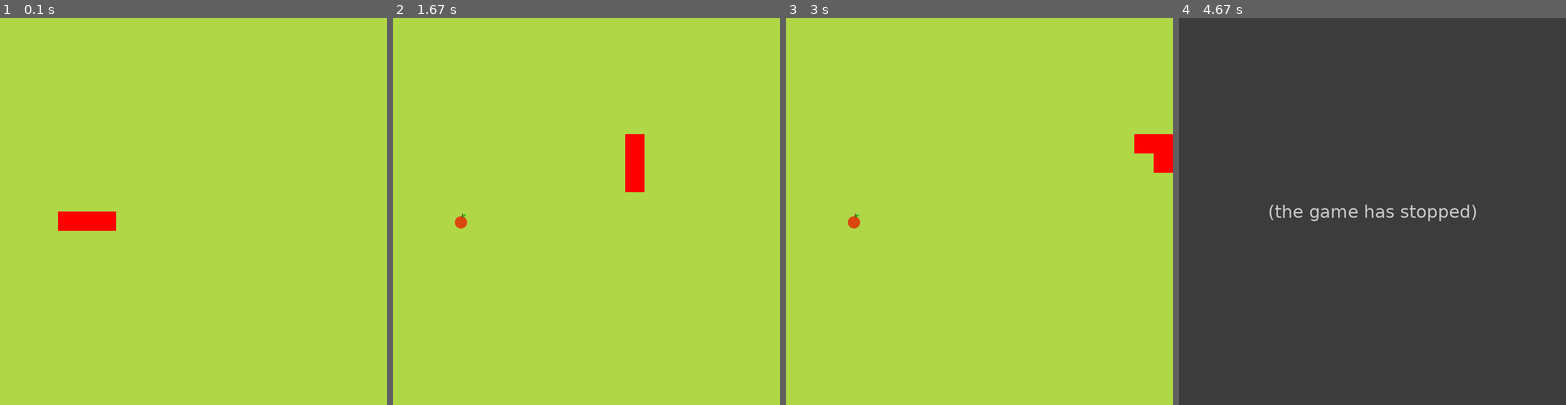
Above: before the commit, frames 1-4 (left to right).
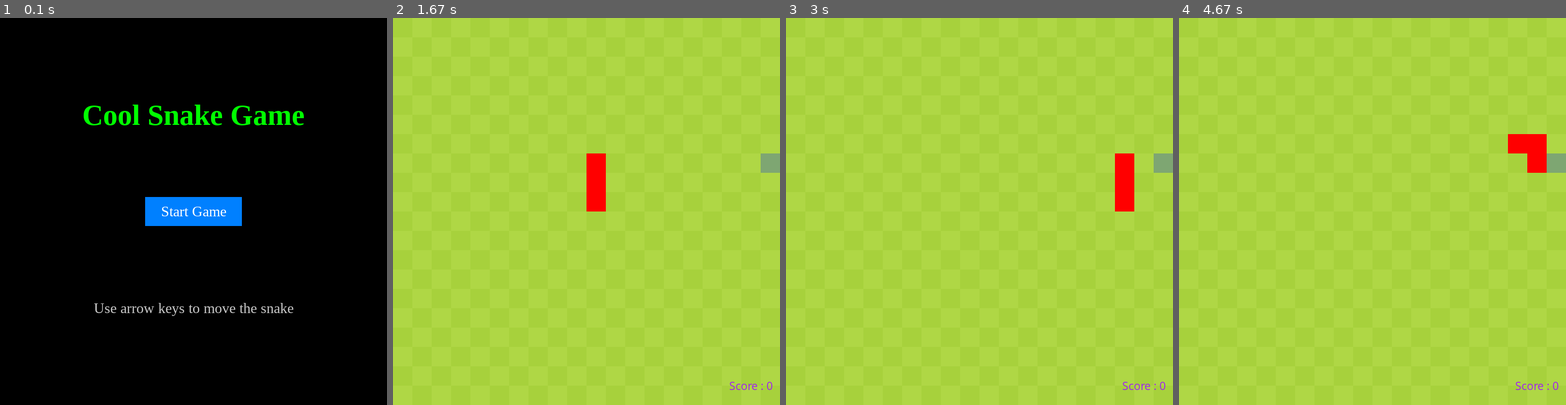
Above: after the commit, the same moments.

Repository: Tan-1008/SoC_RL
Game: pygame game, started from RL/Week1_Snake/snake_pygame.py
Same seed, same stepped clock (60 frames per second), same inputs: the game is played once before the commit and once after it.
Inputs (mouse positions are in pixels of both pictures, inside the frame that each line leads up to):
- Up to frame 1 (0.1 s): no input
- Up to frame 2 (1.67 s): click (586, 211) at 0.38 s, where only the run after the commit has a clickable "Start Game"; hold Right 0.67-1.13 s; hold Up 1.17-1.63 s
- Up to frame 3 (3 s): hold Right 1.67-2.13 s; hold Down from 2.73 s (still down)
- Up to frame 4 (4.67 s): release Down at 3.03 s; hold Left 3.07-3.47 s; hold Up 3.5-3.87 s; hold Right 3.9-4.53 s; hold Down from 4.57 s (still down)

The runs differ from the first frame. In frame 1, 100% of the frame differs, in the area x 0-100%, y 0-100%; in frame 2, 1.9%; in frame 3, 1.7%; in frame 4, 100%.
Before the commit the program exited at 4.35 s; later frames show no game.

Commit message:
working withotu best score

Diff:
--- a/RL/Week1_Snake/snake_pygame.py
+++ b/RL/Week1_Snake/snake_pygame.py
@@ -1,17 +1,30 @@
+"""
+BASIC SNAKE GAME USING PYGAME
+
+Some additional features I added :
+1. A background checkered board
+2. A score counter in the bottom right to keep track during the game too
+3. A check to make sure fruit isnt spawned at any current block occupied by snake
+
+"""
 import pygame
 import sys, random
 from pygame.math import Vector2
 class FRUIT:
-    def __init__(self):
-        self.randomize()
+    def __init__(self,snake_body):                  #using snake_body as an argument to use the self.body from snake class in fruit class
+        self.randomize(snake_body)
 
     def draw_fruit(self):
         fruit_rect = pygame.Rect(int(self.pos.x*cell_size),int(self.pos.y*cell_size),cell_size,cell_size)
-        screen.blit(apple,fruit_rect)
-    def randomize(self):
-        self.x = random.randint(0,cell_number-1)
-        self.y = random.randint(0,cell_number-1)
-        self.pos = pygame.math.Vector2(self.x,self.y)
+        pygame.draw.rect(screen,(126,166,114),fruit_rect)
+    def randomize(self,snake_body):
+        while True :
+            self.x = random.randint(0,cell_number-1)
+            self.y = random.randint(0,cell_number-1)
+            new_pos = Vector2(self.x,self.y)
+            if new_pos not in snake_body :          #imp feature imo that both resources missed, where fruit shouldnt spawn where snake's body is present
+                self.pos = new_pos                  #this makes game less confusing when snake gets long enough
+                break
 
 class SNAKE:
     def __init__(self):
@@ -39,7 +52,7 @@
 class MAIN:
     def __init__(self):
         self.snake = SNAKE()
-        self.fruit = FRUIT()
+        self.fruit = FRUIT(self.snake.body)
 
     def update(self):
         self.snake.move_snake()
@@ -47,12 +60,72 @@
         self.check_fail()
 
     def draw_elements(self):
+        self.draw_grass()
         self.fruit.draw_fruit()
         self.snake.draw_snake()
+        self.show_score()
+
+    def show_start_screen(self):
+        title_font = pygame.font.SysFont('times new roman', 60, bold=True)
+        button_font = pygame.font.SysFont('times new roman', 30)
+
+        title_surface = title_font.render("Cool Snake Game", True, pygame.Color("green"))
+        title_rect = title_surface.get_rect(center=(cell_size * cell_number / 2, cell_size * cell_number / 4))
+
+        button_rect = pygame.Rect(0, 0, 200, 60)
+        button_rect.center = (cell_size * cell_number / 2, cell_size * cell_number / 2)
+
+        button_text = button_font.render("Start Game", True, (255, 255, 255))
+        button_text_rect = button_text.get_rect(center=button_rect.center)
+
+        while True:
+            screen.fill((0, 0, 0))
+            screen.blit(title_surface, title_rect)
+
+            pygame.draw.rect(screen, (0, 128, 255), button_rect)
+            screen.blit(button_text, button_text_rect)
+
+            instructions = button_font.render("Use arrow keys to move the snake", True, (200, 200, 200))
+            instructions_rect = instructions.get_rect(center=(cell_size * cell_number / 2, cell_size * cell_number * 3 / 4))
+            screen.blit(instructions, instructions_rect)
+
+            pygame.display.flip()
+
+            for event in pygame.event.get():
+                if event.type == pygame.QUIT:
+                    pygame.quit()
+                    sys.exit()
+
+                if event.type == pygame.MOUSEBUTTONDOWN:
+                    if button_rect.collidepoint(event.pos):
+                        return  # Exit start screen and begin game
+
+    def show_score(self):
+        score_font = pygame.font.SysFont('comic sans ms',25)
+        self.score = str(len(self.snake.body)-3)
+        score_surface =  score_font.render("Score : "+ self.score,True,pygame.Color("purple"))
+        score_x = int(cell_size * cell_number - 60)
+        score_y = int (cell_number*cell_size - 40)
+        score_rect = score_surface.get_rect(center = (score_x,score_y))
+        screen.blit(score_surface,score_rect)
+
+    def draw_grass(self):
+        grass_color = (167, 209, 60)
+        for row in range(cell_number):
+            if row%2 == 0 :
+                for col in range(cell_number):
+                    if col%2 == 0:
+                        grass_rect = pygame.Rect(col*cell_size,row*cell_size,cell_size,cell_size)
+                        pygame.draw.rect(screen,grass_color,grass_rect)
+            else :
+                for col in range(cell_number):
+                    if col%2 != 0:
+                        grass_rect = pygame.Rect(col*cell_size,row*cell_size,cell_size,cell_size)
+                        pygame.draw.rect(screen,grass_color,grass_rect)
 
     def check_collision(self):
         if self.fruit.pos==self.snake.body[0]:
-            self.fruit.randomize()
+            self.fruit.randomize(self.snake.body)
             self.snake.add_block()
     def check_fail(self):
         if self.snake.body[0].x not in range(0,cell_number) or self.snake.body[0].y not in range(0,cell_number):
@@ -62,25 +135,77 @@
                 self.game_over()
 
     def game_over(self):
-        pygame.quit()
-        sys.exit()
-
+        my_font = pygame.font.SysFont('times new roman', 50, bold=True)
+        small_font = pygame.font.SysFont('times new roman', 30)
+
+        game_over_surface = my_font.render('Your Score is : ' + str(self.score), True, pygame.Color("red"))
+        game_over_rect = game_over_surface.get_rect(center=(cell_size * cell_number / 2, cell_size * cell_number / 3))
+
+
+        button_width, button_height = 200, 60
+        center_x = cell_size * cell_number / 2
+
+        play_again_rect = pygame.Rect(0, 0, button_width, button_height)
+        play_again_rect.center = (center_x, cell_size * cell_number / 2)
+
+        quit_rect = pygame.Rect(0, 0, button_width, button_height)
+        quit_rect.center = (center_x, cell_size * cell_number * 2 / 3)
+
+        while True:
+            screen.fill((0, 0, 0))
+            screen.blit(game_over_surface, game_over_rect)
+
+
+            pygame.draw.rect(screen, (0, 200, 0), play_again_rect)
+            pygame.draw.rect(screen, (200, 0, 0), quit_rect)
+
+
+            play_text = small_font.render("Play Again", True, (255, 255, 255))
+            quit_text = small_font.render("Quit", True, (255, 255, 255))
+
+            play_text_rect = play_text.get_rect(center=play_again_rect.center)
+            quit_text_rect = quit_text.get_rect(center=quit_rect.center)
+
+            screen.blit(play_text, play_text_rect)
+            screen.blit(quit_text, quit_text_rect)
+
+            pygame.display.flip()
+
+            for event in pygame.event.get():
+                if event.type == pygame.QUIT:
+                    pygame.quit()
+                    sys.exit()
+
+                if event.type == pygame.MOUSEBUTTONDOWN:
+                    if play_again_rect.collidepoint(event.pos):
+                        self.reset_game()
+                        return
+
+                    if quit_rect.collidepoint(event.pos):
+                        pygame.quit()
+                        sys.exit()
+    def reset_game(self):
+        self.snake = SNAKE()       # reset snake position, direction, and body
+        self.fruit = FRUIT(self.snake.body)
 
 
 pygame.init()
 cell_size = 40
 cell_number = 20
+pygame.display.set_caption('Cool Snake Game')
 screen = pygame.display.set_mode((cell_size*cell_number,cell_size*cell_number))
+
 clock = pygame.time.Clock()
-apple = pygame.image.load("Graphics/apple.png").convert_alpha()
+score = 0
 
 
 test_rect = pygame.Rect(100,200,100,100)
 x_pos = 200
 main_game = MAIN()
-
-SCREEN_UPDATE = pygame.USEREVENT                #some event we can trigger
-pygame.time.set_timer(SCREEN_UPDATE,150)   #we trigger it using this timer
+main_game.show_start_screen()
+
+SCREEN_UPDATE = pygame.USEREVENT
+pygame.time.set_timer(SCREEN_UPDATE,150)
 
 while True :
     # draw all our elements
@@ -103,9 +228,9 @@
                 if main_game.snake.direction.x != 1 :
                     main_game.snake.direction = Vector2(-1,0)
 
-    screen.fill((175,215,70))
+    screen.fill((175,215,69))
     main_game.draw_elements()
 
 
     pygame.display.update()
-    clock.tick(60)
+    clock.tick(69)
